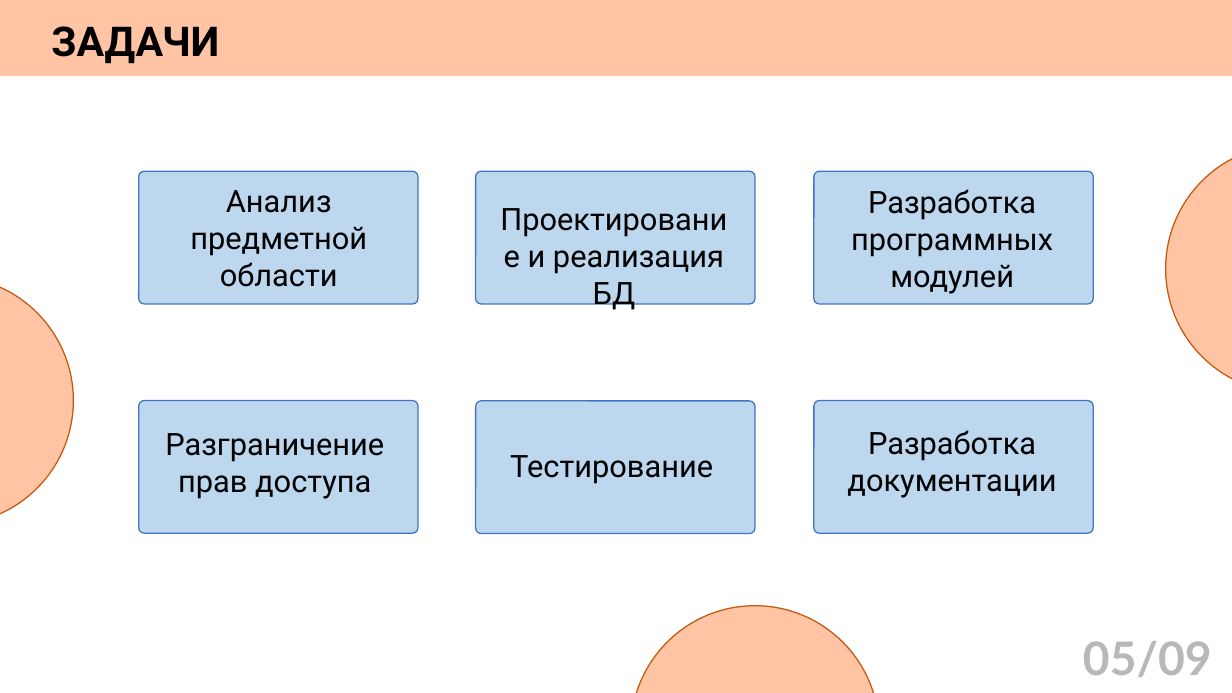
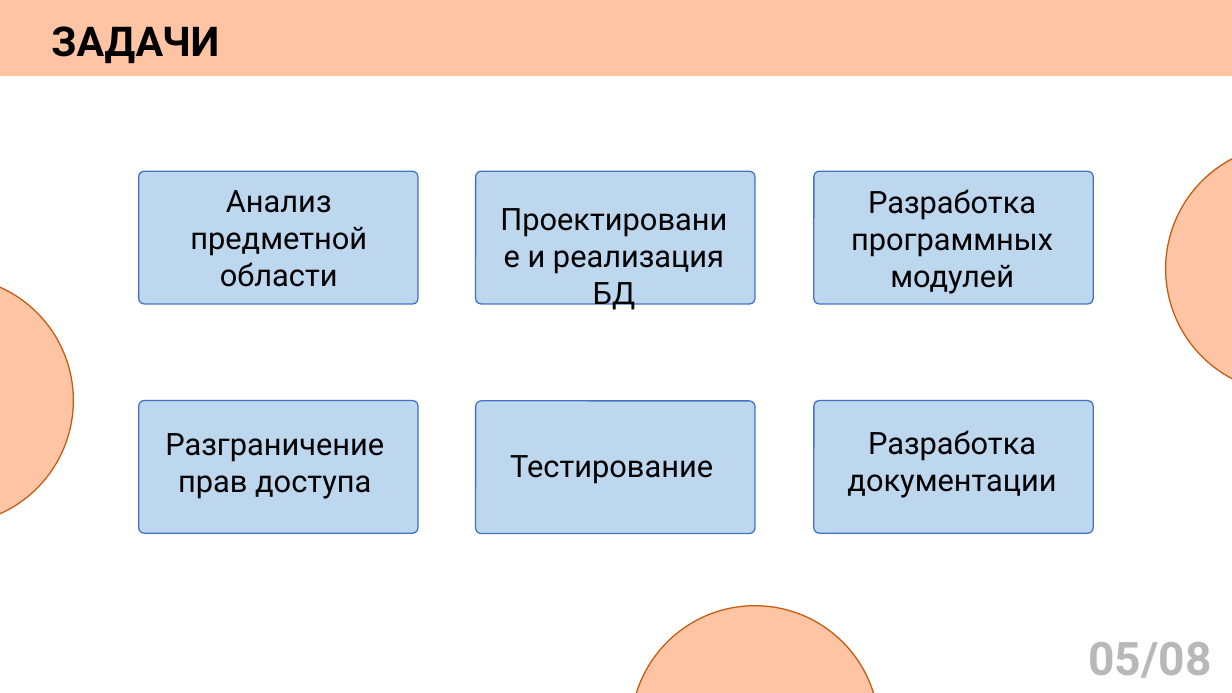
Before and after one commit to AngelGrinota/presentation, a slide deck: slide 5 of презентация.pptx. Drawn at 1232x693 pixels with LibreOffice and Linux fonts; fonts in the diff are those of the drawing. Boxes give left, top, right and bottom in pixels: in the first picture for what was removed or moved away, otherwise in the second. Text is boxed around its words. In the diff, an @@ line names an element or a change of style, - is before the commit and + after.

```diff
--- a/презентация.pptx
+++ b/презентация.pptx
@@ text at (1088,642,1211,678): text changed; font Lato to Roboto @@
-05/09
+05/08
```
Also in this commit, not shown: 8 other slides changed, 1 other file.
